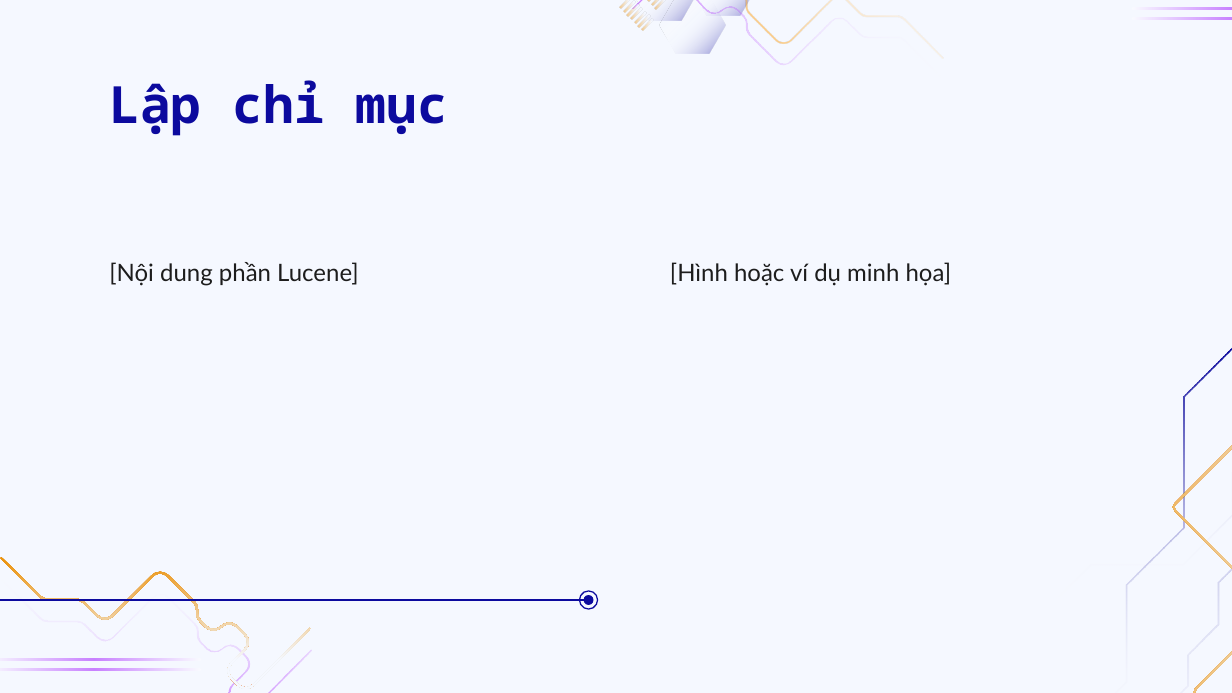
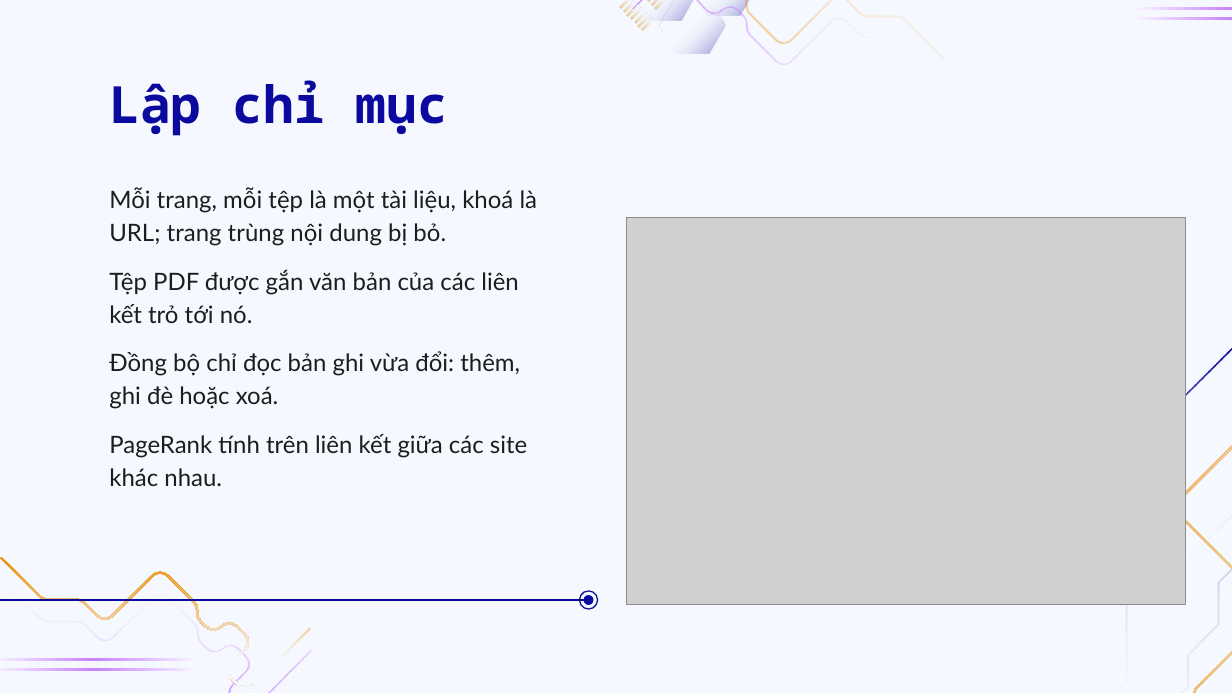
Before and after one commit to doanan293/WebCorpusPipeline, a slide deck: slide 18 of docs/presentation/BAT-thu-thap-boc-tach-tim-kiem.pptx (slide 17 before the commit). Drawn at 1232x693 pixels with LibreOffice and Linux fonts; fonts in the diff are those of the drawing; grey boxes stand for pictures; background and template pictures are left out. Boxes give left, top, right and bottom in pixels: in the first picture for what was removed or moved away, otherwise in the second. Text is boxed around its words. In the diff, an @@ line names an element or a change of style, - is before the commit and + after.

Commit message:
docs: the Lucene search part in the report and slides
Chapter 3 and section 4.3 of the report describe the search system, with
new drawio diagrams for its architecture, preprocessing, indexing,
searching and a result example. The slides gain the search architecture
and results, and the technology diagram gains a search row.

```diff
--- a/docs/presentation/BAT-thu-thap-boc-tach-tim-kiem.pptx
+++ b/docs/presentation/BAT-thu-thap-boc-tach-tim-kiem.pptx
@@ subtitle at box(109, 187, 538, 486): text changed @@
-[Nội dung phần Lucene]
+Mỗi trang, mỗi tệp là một tài liệu, khoá là URL; trang trùng nội dung bị bỏ.
+Tệp PDF được gắn văn bản của các liên kết trỏ tới nó.
+Đồng bộ chỉ đọc bản ghi vừa đổi: thêm, ghi đè hoặc xoá.
+PageRank tính trên liên kết giữa các site khác nhau.
@@ picture added at box(627, 217, 1186, 604) @@
@@ subtitle removed at box(670, 262, 952, 286) @@
-[Hình hoặc ví dụ minh họa]
```
Also in this commit, not shown: 6 other slides changed, 2 slides added, 1 slide removed, 18 other files.
